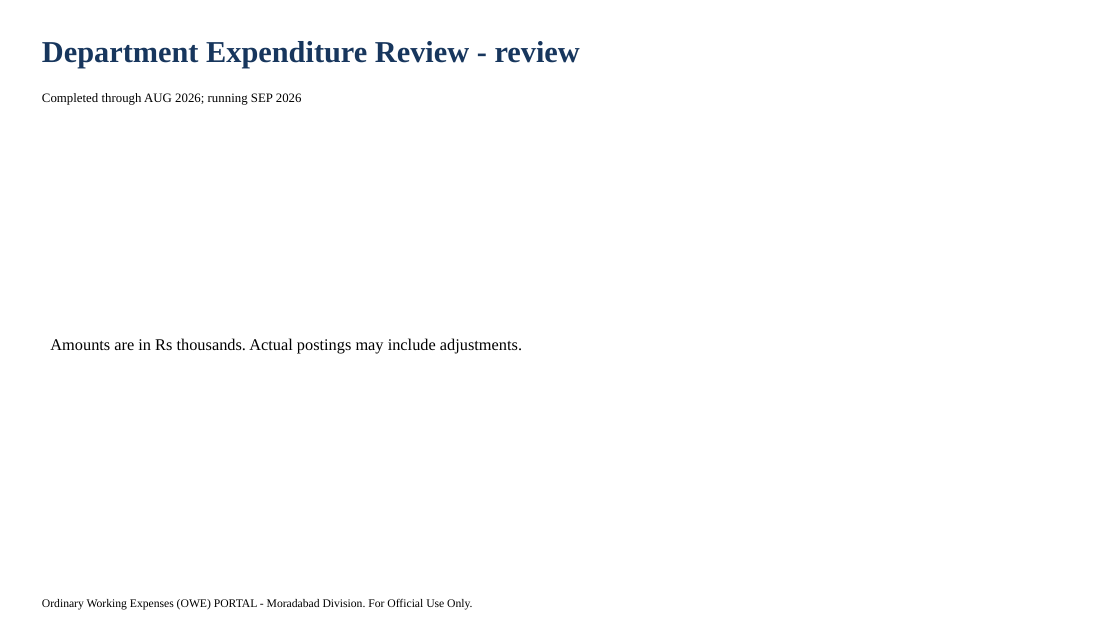
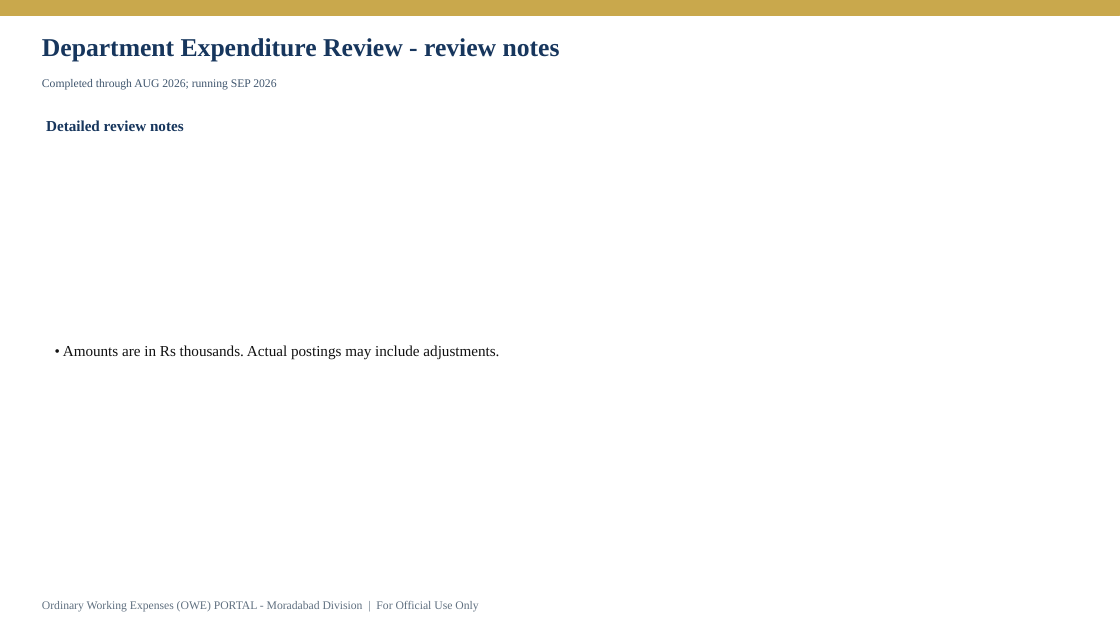
Before and after one commit to girishtiwari007/MBRLR, a slide deck: slide 19 of .export-validation/display/display.pptx (slide 23 before the commit). Drawn at 1120x630 pixels with LibreOffice and Linux fonts; fonts in the diff are those of the drawing. Boxes give left, top, right and bottom in pixels: in the first picture for what was removed or moved away, otherwise in the second. Text is boxed around its words. In the diff, an @@ line names an element or a change of style, - is before the commit and + after.

```diff
--- a/.export-validation/display/display.pptx
+++ b/.export-validation/display/display.pptx
@@ rectangle added at [0,0,1120,15], fill #C9A84C, outline #C9A84C 1 pt @@
@@ text at [42,38,560,61]: text changed; size 26 to 22 pt @@
-Department Expenditure Review - review
+Department Expenditure Review - review notes
@@ text "Completed through AUG 2026; running ...": place and size @@
-text "Completed through AUG 2026; running ..." at [42,93,302,105]
+text "Completed through AUG 2026; running ..." at [42,79,276,90]
@@ text "Completed through AUG 2026; running ..." at [42,79,276,90]: size 11 to 10 pt, text colour #000000 to #40566E @@
@@ text added at [46,120,184,131], 13 pt, text #17365D, bold @@
+Detailed review notes
@@ text at [63,345,499,360]: text changed; size 14 to 13 pt; text colour #000000 to #111111 @@
-Amounts are in Rs thousands. Actual postings may include adjustments.
+• Amounts are in Rs thousands. Actual postings may include adjustments.
@@ text at [42,601,478,612]: text changed; text colour #000000 to #607080 @@
-Ordinary Working Expenses (OWE) PORTAL - Moradabad Division. For Official Use Only.
+Ordinary Working Expenses (OWE) PORTAL - Moradabad Division | For Official Use Only
```
Also in this commit, not shown: 17 other slides changed, 1 slide added, 5 slides removed, 5 other files.
